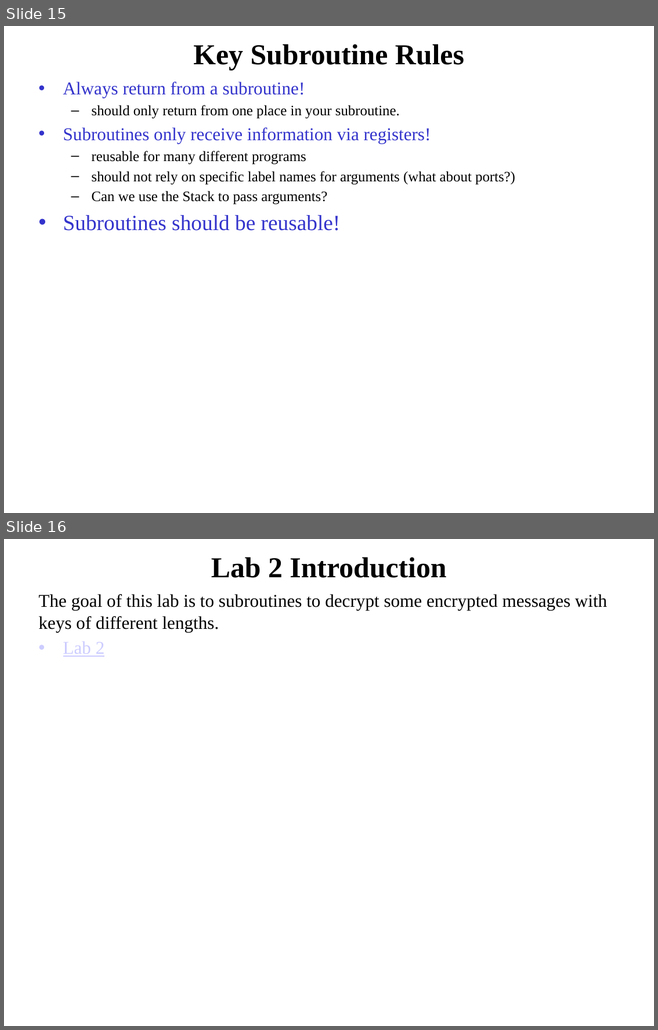
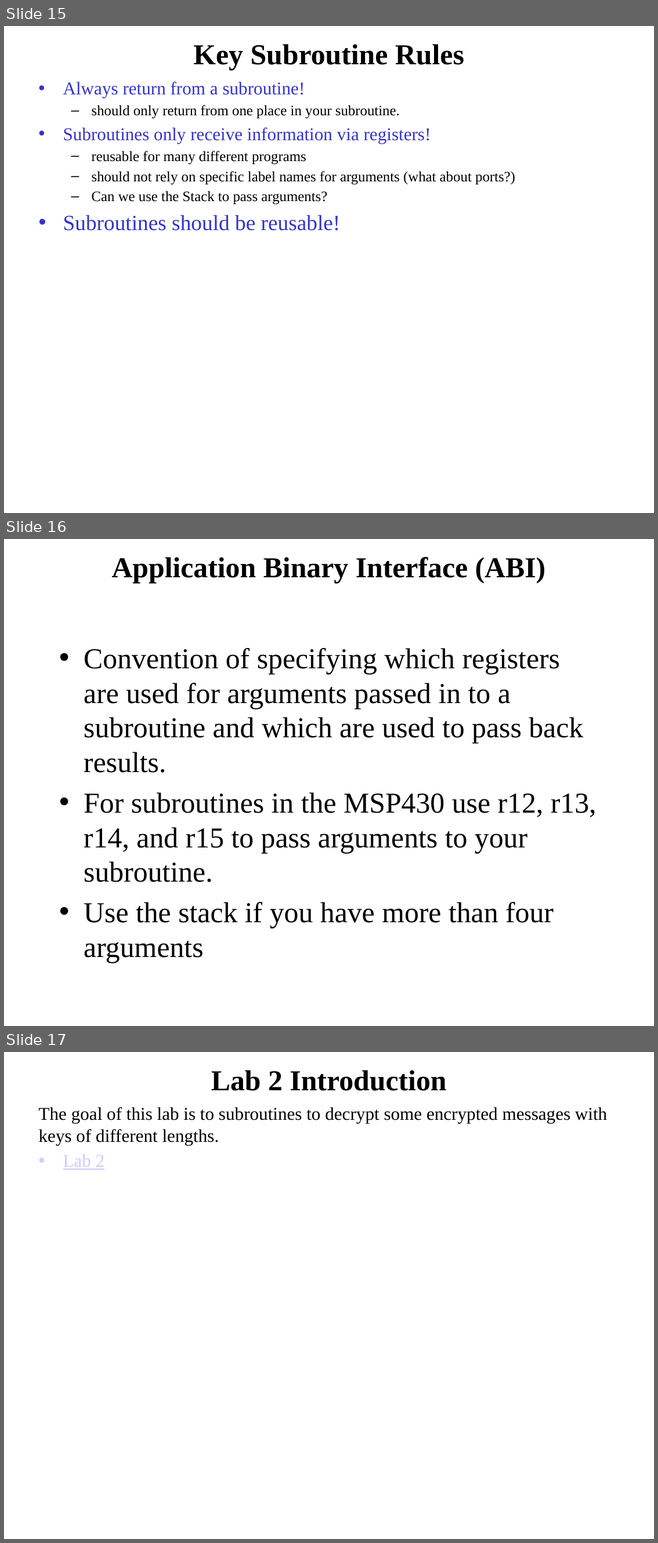
Before and after one commit to pw4rn3r/ECE382, a slide deck: notes/L10/Lsn10.pptx. Shown one above the other, each under a label of ours: slides 15 and 16 before the commit, slides 15, 16 and 17 after it. The pictures are 658x1030 and 658x1543 pixels, drawn with LibreOffice and Linux fonts; fonts in the diff are those of the drawing. Boxes give left, top, right and bottom in pixels: in the first picture for what was removed or moved away, otherwise in the second. Text is boxed around its words. In the diff, an @@ line names an element or a change of style, - is before the commit and + after.

Commit message:
Updated last slide for the lesson 10 slides

```diff
--- a/notes/L10/Lsn10.pptx
+++ b/notes/L10/Lsn10.pptx
@@ slide 16 added at (4,539,654,1026), background #FFFFFF @@
@@ title added at (112,557,546,583), 32 pt, text #000000, bold @@
+Application Binary Interface (ABI)
@@ text added at (83,648,596,963), 32 pt, text #000000 @@
+• Convention of specifying which registers are used for arguments passed in to a subroutine and which are used to pass back results.
+• For subroutines in the MSP430 use r12, r13, r14, and r15 to pass arguments to your subroutine.
+• Use the stack if you have more than four arguments
@@ what was slide 16 is now slide 17 @@
```
